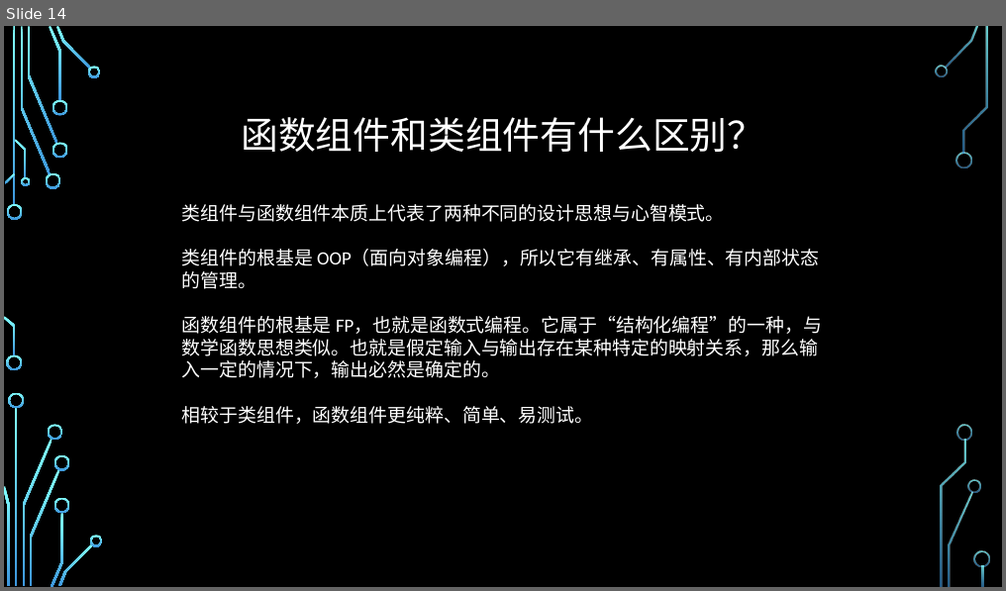
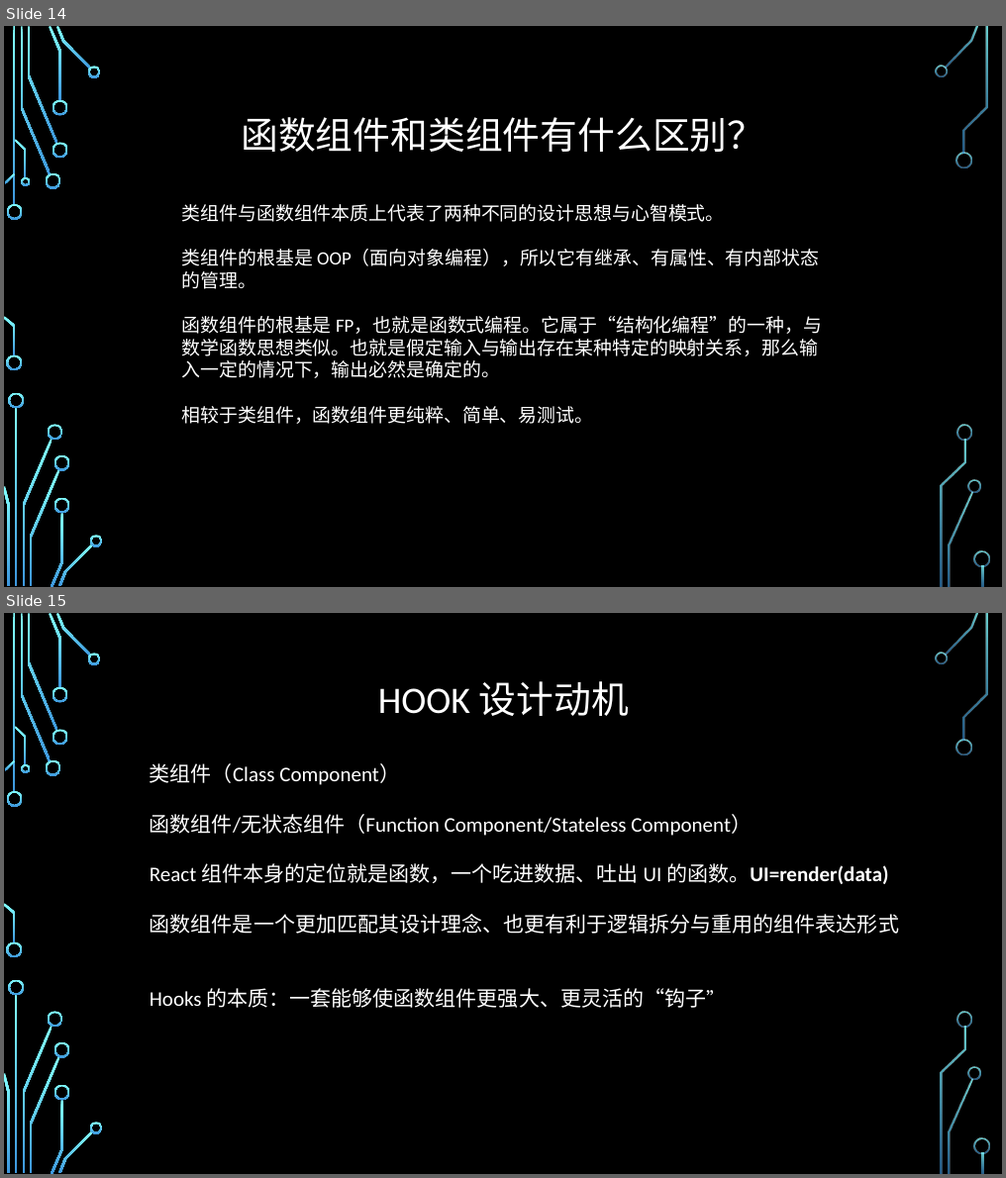
Before and after one commit to jiangyanghe/lagou-lesson, a slide deck: REACT/assets/react 分享.pptx. Shown one above the other, each under a label of ours: slide 14 before the commit, slides 14 and 15 after it. The pictures are 1006x591 and 1006x1178 pixels, drawn with LibreOffice and Linux fonts; fonts in the diff are those of the drawing; background and template pictures are left out. Boxes give left, top, right and bottom in pixels: in the first picture for what was removed or moved away, otherwise in the second. Text is boxed around its words. In the diff, an @@ line names an element or a change of style, - is before the commit and + after.

Commit message:
feat(): hook 基本完成

```diff
--- a/REACT/assets/react 分享.pptx
+++ b/REACT/assets/react 分享.pptx
@@ slide 15 added at [4,613,1002,1174], background picture (left out); not listed: 36 template elements that a slide beside it also shows @@
@@ title added at [378,681,629,716], 36 pt, text #FFFFFF @@
+HOOK 设计动机
@@ text added at [150,763,899,1008], 20 pt, text #FFFFFF @@
+类组件（Class Component）
+函数组件/无状态组件（Function Component/Stateless Component）
+React 组件本身的定位就是函数，一个吃进数据、吐出 UI 的函数。UI=render(data)
+函数组件是一个更加匹配其设计理念、也更有利于逻辑拆分与重用的组件表达形式
+Hooks 的本质：一套能够使函数组件更强大、更灵活的“钩子”
```
Also in this commit, not shown: 1 slide changed, 2 other slides added, 2 other files.
